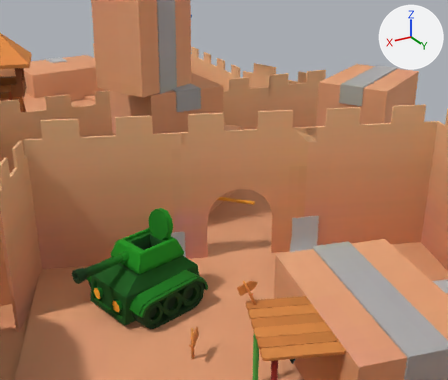
Two versions of the glTF model web/public/scene/l2-military.glb, one commit apart.
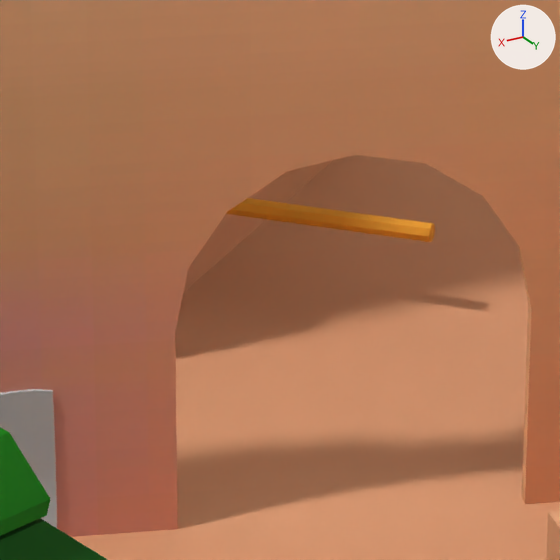
Each version appears first from a 50 mm camera at (25.84, -73.42, 38.32) aimed at (1.95, -113.23, 18.41), and next in a close-up on the part from 39% to 62% of the width and 42% to 69% of the height. Lighting does not change. The marker at upper right points along +X, +Y and +Z. The first two pictures are the older version. Where no turn or scale is listed for an object, it has been applied to the vertices.

Objects in the first close-up: 'NW_L2_Military_Area_v2_Combined(Clone)/End/End_LOD0', 'NW_L2_Military_Area_v2_Combined(Clone)/End/Military_Tank/SM_Military_Tank/SM_Military_Tank_Top_LOD0', 'NW_L2_Military_Area_v2_Combined(Clone)/End/Tower/Pencil_Yellow (6)/SM_Pencil_Yellow/SM_Pencil_Yellow_LOD0', 'NW_L2_Military_Area_v2_Combined(Clone)/End_Big/Castlebox_Gate (2)/SM_Castlebox_Gate/SM_Castlebox_Gate_LOD0', 'NW_L2_Military_Area_v2_Combined(Clone)/End_Big/End_Big_LOD0' and 3 more.
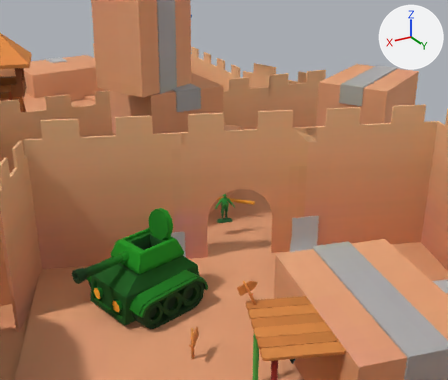
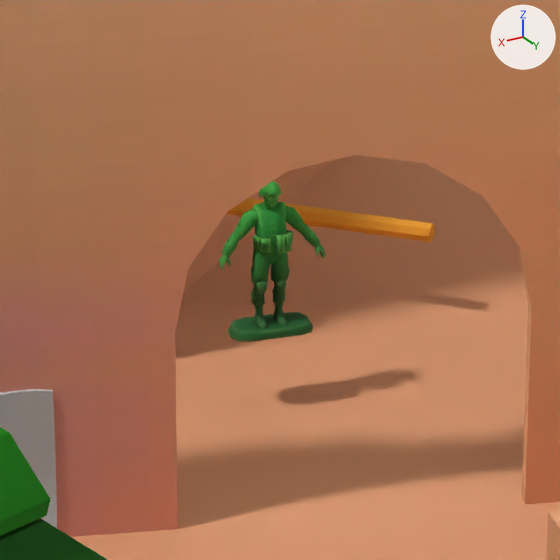
Changed parts and their boxes [x1, y1, x2, y2] in the close-ups (560 x 560 px):
```json
{"object": "NW_L2_Military_Area_v2_Combined(Clone)/InteractableNPC_ToySoldier/Visual/NPC_ToySoldier/SM_ToySoldier/SM_ToySoldier", "change": "added", "after": [219, 181, 325, 342], "on screen": "green"}
```

The change, as JSON lines over the scene's bpy script:
```json
{"op": "add", "block": "img_t_toysoldier_a", "code": ["img_t_toysoldier_a = load_image('T_ToySoldier_A', '_unpacked/T_ToySoldier_A', 1024, 1024, 'sRGB')"]}
{"op": "add", "block": "mat_m_toysoldier", "code": ["mat_m_toysoldier = principled_material('M_ToySoldier')", "mat_m_toysoldier.texture = img_t_toysoldier_a", "mat_m_toysoldier.roughness = 0.9"]}
{"op": "add", "block": "me_sm_toysoldier", "code": ["me_sm_toysoldier = bpy.data.meshes.new('SM_ToySoldier')", "me_sm_toysoldier.from_pydata(...)  # 695 vertices, 1252 faces; spans x -0.77..0.81, y -0.4..0.39, z -1.22..1.22", "me_sm_toysoldier.materials.append(mat_m_toysoldier)  # picture img_t_toysoldier_a"]}
{"op": "add", "block": "ob_nw_l2_military_area_v2_combined_clone__interactablenpc_toysoldier_visual_npc_toysoldier_sm_toysoldier_sm_toysoldier", "code": ["ob_nw_l2_military_area_v2_combined_clone__interactablenpc_toysoldier_visual_npc_toysoldier_sm_toysoldier_sm_toysoldier = bpy.data.objects.new('NW_L2_Military_Area_v2_Combined(Clone)/InteractableNPC_ToySoldier/Visual/NPC_ToySoldier/SM_ToySoldier/SM_ToySoldier', me_sm_toysoldier)", "ob_nw_l2_military_area_v2_combined_clone__interactablenpc_toysoldier_visual_npc_toysoldier_sm_toysoldier_sm_toysoldier.location = (2.19, -112.73, 17.1)"]}
```
